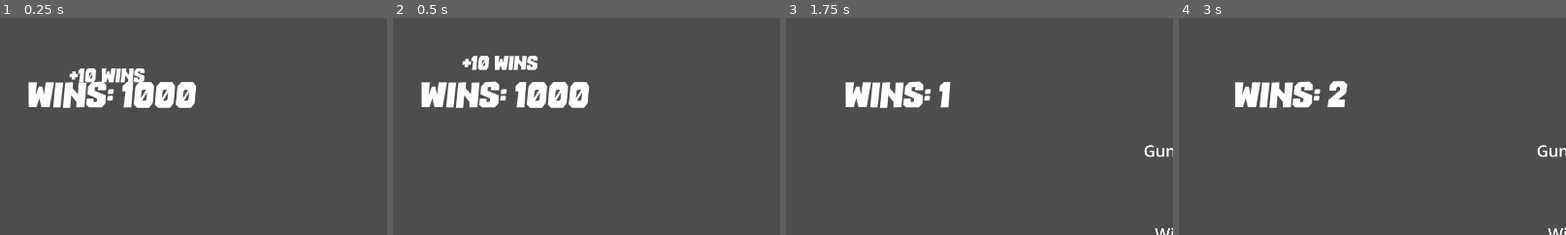
Above: before the commit, frames 1-4 (left to right).
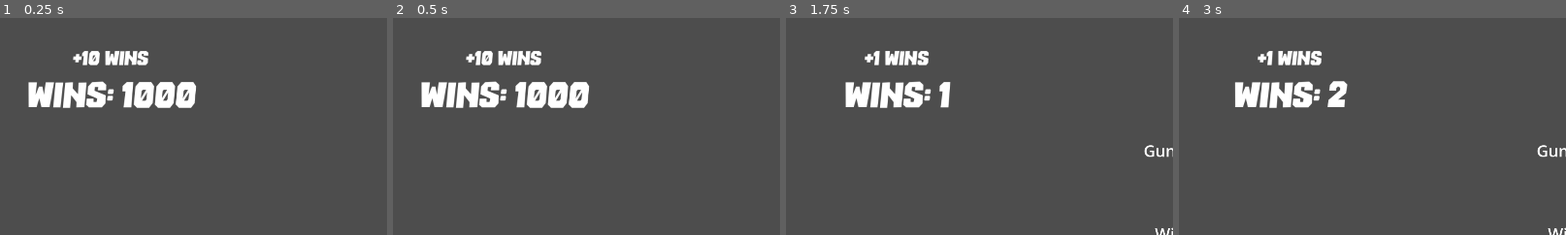
Above: after the commit, the same moments.

Repository: cinpear/rock-paper-scissors-shoot
Game: Godot game, scene res://control.tscn
Two runs of this game, one before a commit and one after it. Both use one fixed random seed, a clock stepped at 60 frames per second and the inputs below.
Inputs:
- Up to frame 1 (0.25 s): no input
- Up to frame 2 (0.5 s): no input
- Up to frame 3 (1.75 s): click "Rock" at 0.5 s; tap Enter at 1.25 s
- Up to frame 4 (3 s): click "Paper" at 2 s; click "5 +10% chance to make a tie a…" at 2.75 s
The pictures show only the part of the screen within x 0-50%, y 0-50%; the shares and areas given below are measured in that part.

The runs differ from the first frame. In frame 1, 2.0% of the frame differs, in the area x 17-39%, y 15-30%; in frame 2, 1.3%; in frame 3, 0.8%; in frame 4, 0.8%.

Commit message:
updating win label

Diff:
--- a/control.gd
+++ b/control.gd
@@ -58,6 +58,7 @@
 	if (gun <= global.gunChance):
 		$game/Label4.text = "Gun! 🔫"
 		$game/Label5.text = "Win!"
+		$game/updateLabel2.text = "+" + str(global.winAmount * global.winMult + chainWin) + " wins"
 		wins += global.winAmount * global.winMult + chainWin
 		if global.chainBonus:
 			chainWin += 1
@@ -68,18 +69,21 @@
 			if chance <= global.tieToWinChance:
 				$game/Label4.text = "Scissors"
 				$game/Label5.text = "Tie -> Win!"
+				$game/updateLabel2.text = "+" + str(global.winAmount * global.winMult + chainWin) + " wins"
 				wins += global.winAmount * global.winMult + chainWin
 				if global.chainBonus:
 					chainWin += 1
 			else:
 				$game/Label4.text = "Rock"
 				$game/Label5.text = "Tie"
+				$game/updateLabel2.text = "+" + str(global.tieAmount * global.winMult) + " wins"
 				wins += global.tieAmount * global.winMult
 				chainWin = 0
 		else:
 			print("here1")
 			$game/Label4.text = "Rock"
 			$game/Label5.text = "Tie"
+			$game/updateLabel2.text = "+" + str(global.tieAmount * global.winMult) + " wins"
 			wins += global.tieAmount * global.winMult
 			chainWin = 0
 	# paper
@@ -90,16 +94,19 @@
 			if chance <= global.lossToTieChance:
 				$game/Label4.text = "Paper"
 				$game/Label5.text = "Loss -> Tie"
+				$game/updateLabel2.text = "+" + str(global.tieAmount * global.winMult) + " wins"
 				wins += global.tieAmount * global.winMult
 				chainWin = 0
 			else:
 				$game/Label4.text = "Paper"
 				$game/Label5.text = "Loss"
+				$game/updateLabel2.text = str(global.lossAmount * global.lossMult) + " wins"
 				wins += global.lossAmount * global.lossMult
 				chainWin = 0
 		else:
 			$game/Label4.text = "Paper"
 			$game/Label5.text = "Loss"
+			$game/updateLabel2.text = str(global.lossAmount * global.lossMult) + " wins"
 			wins += global.lossAmount * global.lossMult
 			chainWin = 0
 	# scissors
@@ -107,6 +114,7 @@
 		print("here3")
 		$game/Label4.text = "Scissors"
 		$game/Label5.text = "Win!"
+		$game/updateLabel2.text = "+" + str(global.winAmount * global.winMult + chainWin) + " wins"
 		wins += global.winAmount * global.winMult + chainWin
 		if global.chainBonus:
 			chainWin += 1
@@ -120,12 +128,14 @@
 	if (gun <= global.gunChance):
 		$game/Label4.text = "Gun! 🔫"
 		$game/Label5.text = "Win!"
+		$game/updateLabel2.text = "+" + str(global.winAmount * global.winMult + chainWin) + " wins"
 		wins += global.winAmount * global.winMult + chainWin
 		if global.chainBonus:
 			chainWin += 1
 	elif (move == 1):
 		$game/Label4.text = "Rock"
 		$game/Label5.text = "Win!"
+		$game/updateLabel2.text = "+" + str(global.winAmount * global.winMult + chainWin) + " wins"
 		wins += global.winAmount * global.winMult + chainWin
 		if global.chainBonus:
 			chainWin += 1
@@ -135,17 +145,20 @@
 			if chance <= global.tieToWinChance:
 				$game/Label4.text = "Paper"
 				$game/Label5.text = "Tie -> Win!"
+				$game/updateLabel2.text = "+" + str(global.winAmount * global.winMult + chainWin) + " wins"
 				wins += global.winAmount * global.winMult + chainWin
 				if global.chainBonus:
 					chainWin += 1
 			else:
 				$game/Label4.text = "Paper"
 				$game/Label5.text = "Tie"
+				$game/updateLabel2.text = "+" + str(global.tieAmount * global.winMult) + " wins"
 				wins += global.tieAmount * global.winMult
 				chainWin = 0
 		else:
 			$game/Label4.text = "Paper"
 			$game/Label5.text = "Tie"
+			$game/updateLabel2.text = "+" + str(global.tieAmount * global.winMult) + " wins"
 			wins += global.tieAmount * global.winMult
 			chainWin = 0
 	else:
@@ -154,16 +167,19 @@
 			if chance <= global.laossToTieChance:
 				$game/Label4.text = "Scissors"
 				$game/Label5.text = "Loss -> Tie"
+				$game/updateLabel2.text = "+" + str(global.tieAmount * global.winMult) + " wins"
 				wins += global.tieAmount * global.winMult
 				chainWin = 0
 			else:
 				$game/Label4.text = "Scissors"
 				$game/Label5.text = "Loss"
+				$game/updateLabel2.text = str(global.lossAmount * global.lossMult) + " wins"
 				wins += global.lossAmount * global.lossMult
 				chainWin = 0
 		else:
 			$game/Label4.text = "Scissors"
 			$game/Label5.text = "Loss"
+			$game/updateLabel2.text = str(global.lossAmount * global.lossMult) + " wins"
 			wins += global.lossAmount * global.lossMult
 			chainWin = 0
 	update_wins()
@@ -176,6 +192,7 @@
 	if (gun <= global.gunChance):
 		$game/Label4.text = "Gun! 🔫"
 		$game/Label5.text = "Win!"
+		$game/updateLabel2.text = "+" + str(global.winAmount * global.winMult + chainWin) + " wins"
 		wins += global.winAmount * global.winMult + chainWin
 		if global.chainBonus:
 			chainWin += 1
@@ -185,16 +202,19 @@
 			if chance <= global.lossToTieChance:
 				$game/Label4.text = "Rock"
 				$game/Label5.text = "Loss -> Tie"
+				$game/updateLabel2.text = "+" + str(global.tieAmount * global.winMult) + " wins"
 				wins += global.tieAmount * global.winMult
 				chainWin = 0
 		else:
 			$game/Label4.text = "Rock"
 			$game/Label5.text = "Loss"
+			$game/updateLabel2.text = str(global.lossAmount * global.lossMult) + " wins"
 			wins += global.lossAmount * global.lossMult + chainWin
 			chainWin = 0
 	elif (move == 2):
 		$game/Label4.text = "Paper"
 		$game/Label5.text = "Win!"
+		$game/updateLabel2.text = "+" + str(global.winAmount * global.winMult + chainWin) + " wins"
 		wins += global.winAmount * global.winMult + chainWin
 		if global.chainBonus:
 			chainWin += 1
@@ -204,18 +224,21 @@
 			if chance <= global.tieToWinChance:
 				$game/Label4.text = "Paper"
 				$game/Label5.text = "Tie -> Win!"
+				$game/updateLabel2.text = "+" + str(global.winAmount * global.winMult + chainWin) + " wins"
 				wins += global.winAmount * global.winMult + chainWin
 				if global.chainBonus:
 					chainWin += 1
 			else:
 				$game/Label4.text = "Scissors"
 				$game/Label5.text = "Tie"
+				$game/updateLabel2.text = "+" + str(global.tieAmount * global.winMult) + " wins"
 				wins += global.tieAmount * global.winMult
 				chainWin = 0
 
 		else:
 			$game/Label4.text = "Scissors"
 			$game/Label5.text = "Tie"
+			$game/updateLabel2.text = "+" + str(global.tieAmount * global.winMult) + " wins"
 			wins += global.tieAmount * global.winMult
 			chainWin = 0
 	update_wins()
--- a/control.tscn
+++ b/control.tscn
@@ -149,6 +149,8 @@
 text = "Scissors"
 
 [node name="updateLabel" type="Label" parent="game"]
+visible = false
+self_modulate = Color(1, 1, 1, 0)
 layout_mode = 0
 offset_left = 150.0
 offset_top = 152.0
@@ -161,10 +163,23 @@
 vertical_alignment = 1
 
 [node name="AnimationPlayer" type="AnimationPlayer" parent="game/updateLabel"]
+active = false
 libraries = {
 "": SubResource("AnimationLibrary_lnc4s")
 }
 autoplay = "winUpdate"
+
+[node name="updateLabel2" type="Label" parent="game"]
+layout_mode = 0
+offset_left = 159.0
+offset_top = 73.0
+offset_right = 390.0
+offset_bottom = 132.0
+theme_override_fonts/font = ExtResource("2_v714o")
+theme_override_font_sizes/font_size = 50
+text = "+10 wins"
+horizontal_alignment = 1
+vertical_alignment = 1
 
 [node name="Label" type="Label" parent="game"]
 layout_mode = 0
